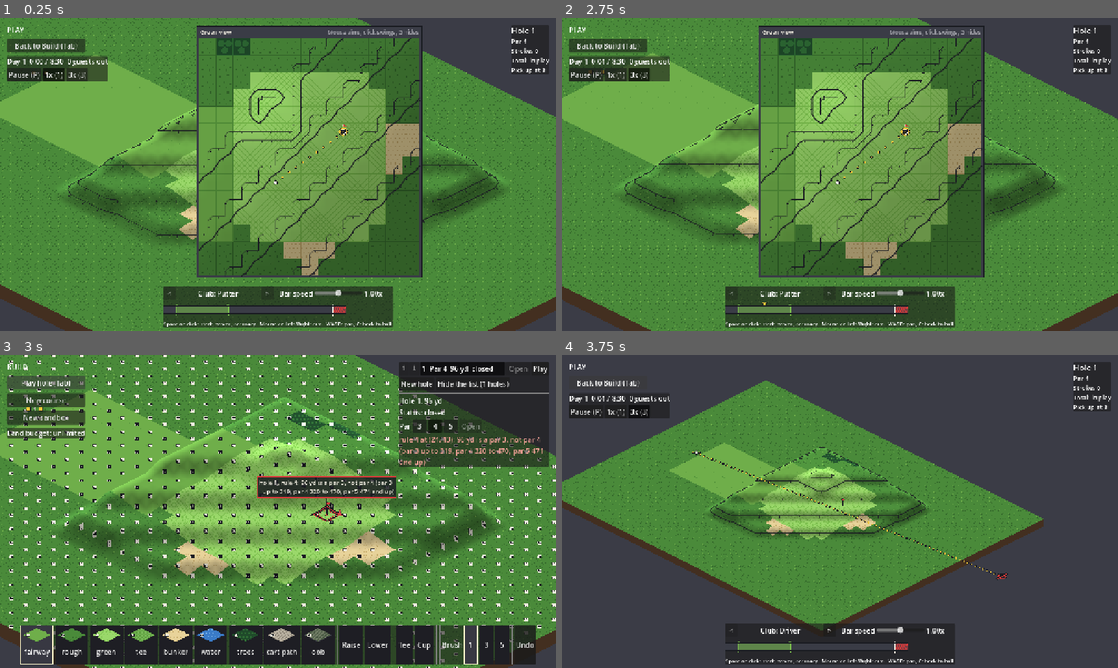
Above: before the commit, frames 1-4 (two rows, left to right).
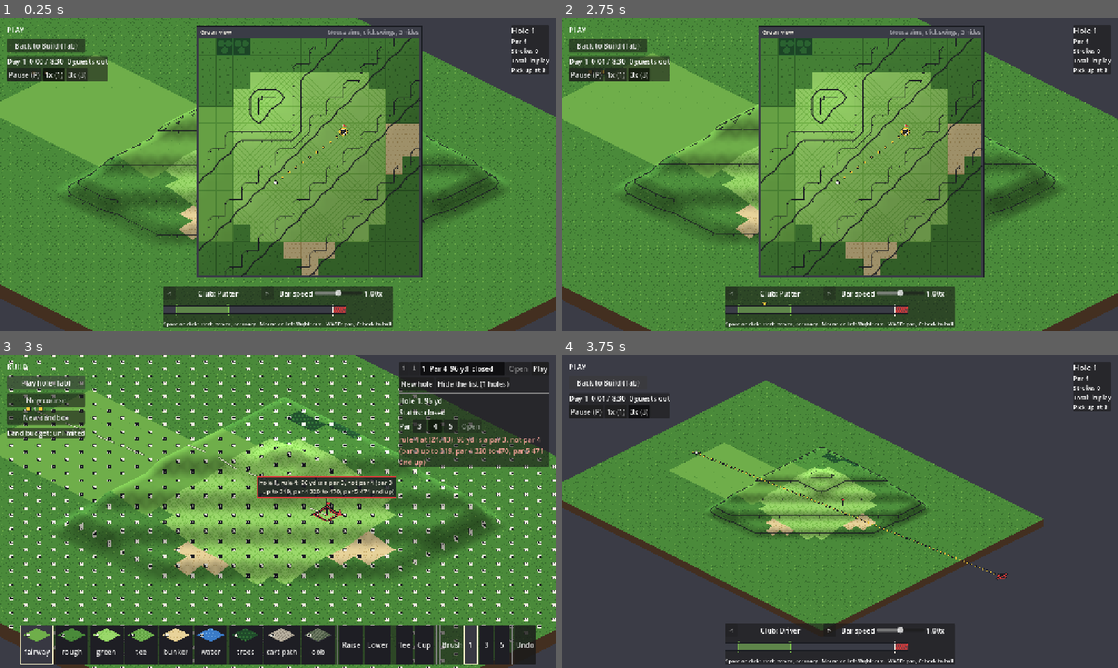
Above: after the commit, the same moments.

Repository: avdrav1/prestwick
Game: Godot game, scene res://tests/fixtures/green_view_shot_contoured.tscn
Same seed, same stepped clock (60 frames per second), same inputs: the game is played once before the commit and once after it. This scene is started directly instead of the project's main scene.
Inputs (mouse positions are in pixels of both pictures, inside the frame that each line leads up to):
- Up to frame 1 (0.25 s): no input
- Up to frame 2 (2.75 s): tap Enter (buy_confirm) at 0.5 s; drag from (873, 152) to (895, 105) at 0.52 s; click "1x (1)" at 1.25 s; click "3x (3)" at 2 s
- Up to frame 3 (3 s): click "Back to Build (Tab)" at 2.75 s
- Up to frame 4 (3.75 s): click "Play hole (Tab)" at 3.5 s

Frames 1-2 are identical in both runs. In frame 3, 0.1% of the frame differs, in the area x 6-59%, y 17-52%; in frame 4, nothing differs.

Commit message:
story: E3-S46 Show a dogleg's line of play in Build
Co-Authored-By: Claude Opus 5.5 <noreply@anthropic.com>

Diff:
--- a/course/builder.gd
+++ b/course/builder.gd
@@ -406,6 +406,19 @@
 	return out
 
 
+## Every slot's line of play (CourseValidator.line_of_play, D47, D51) as the latest validator run
+## measured it, in CourseData.holes order: [tee, cup], [tee, turn, cup], or empty when its tee or
+## cup is not placed (E3-S46: Build draws them). Measured afresh when that run did not see the
+## current holes.
+func slot_lines() -> Array[PackedVector2Array]:
+	if _slot_lines.size() == _course.holes.size():
+		return _slot_lines.duplicate()
+	var out: Array[PackedVector2Array] = []
+	for h: HoleData in _course.holes:
+		out.append(_validator.line_of_play(_course, h))
+	return out
+
+
 ## Slot `slot`'s hints from the latest validator run (CourseValidator.hint_slots, E3-S39):
 ## advice for Build that never closes the hole. Empty when it has none or there is no slot.
 func hints_at(slot: int) -> Array[CourseValidator.Issue]:
--- a/course/builder_tuning.gd
+++ b/course/builder_tuning.gd
@@ -48,6 +48,18 @@
 @export var height_shaded: PackedStringArray = PackedStringArray(["rough", "water", "trees", "oob"])
 ## How long a refusal ("not your land") stays on the Build HUD after a click, seconds.
 @export var refusal_show_s: float = 3.0
+## Line of play (E3-S46, D47): the faint dashed line Build draws tee -> turn -> cup on each
+## hole (CourseView.play_lines, course/line_of_play.gd). Its colour (chalk, part clear) and the
+## ink edge round it (so it reads on light fairway and dark trees, in grayscale too), its width,
+## edge and turn dot radius in screen px at every zoom, and its dash and gap along the ground in
+## yards.
+@export var play_line_color: Color = Color(1.0, 0.98, 0.9, 0.8)
+@export var play_line_halo_color: Color = Color(0.1, 0.11, 0.13, 0.45)
+@export var play_line_width_px: float = 2.0
+@export var play_line_halo_px: float = 1.0
+@export var play_line_turn_radius_px: float = 4.0
+@export var play_line_dash_yd: float = 6.0
+@export var play_line_gap_yd: float = 4.0
 
 
 static func load_default() -> BuilderTuning:
--- a/course/builder_tuning.tres
+++ b/course/builder_tuning.tres
@@ -18,3 +18,10 @@
 height_shade = PackedFloat32Array(0.8, 0.9, 1, 1.025, 1.05, 1.07, 1.09, 1.1)
 height_shaded = PackedStringArray("rough", "water", "trees", "oob")
 refusal_show_s = 3.0
+play_line_color = Color(1, 0.98, 0.9, 0.8)
+play_line_halo_color = Color(0.1, 0.11, 0.13, 0.45)
+play_line_width_px = 2.0
+play_line_halo_px = 1.0
+play_line_turn_radius_px = 4.0
+play_line_dash_yd = 6.0
+play_line_gap_yd = 4.0
--- a/course/course_view.gd
+++ b/course/course_view.gd
@@ -49,6 +49,10 @@
 ##
 ## Contours (E3-S57): `topo`, a TopoOverlay, draws contour lines Y-sorted into the terrain in
 ## Play (course/topo_overlay.gd); it traces again when a height changes.
+##
+## Line of play (E3-S46, D47): `play_lines`, a LineOfPlay, draws each hole's tee -> turn -> cup
+## line on the ground, Y-sorted into the terrain, in Build (course/line_of_play.gd). Main hands
+## it the builder's lines after every check (show_play_lines); a height change redraws it then.
 
 ## land_frame bits: the tile's edge toward x - 1, y - 1, x + 1, y + 1 lies on a parcel edge.
 const LAND_EDGE_W: int = 1
@@ -106,6 +110,8 @@
 
 ## The contour overlay (E3-S57): Main enables it in Play.
 var topo: TopoOverlay
+## The line of play (E3-S46): Main enables it in Build.
+var play_lines: LineOfPlay
 
 ## Whether the issue highlights show (Build mode).
 var issues_visible: bool = true:
@@ -132,6 +138,8 @@
 	add_child(_holes_root)
 	topo = TopoOverlay.new()
 	add_child(topo)
+	play_lines = LineOfPlay.new()
+	add_child(play_lines)
 	_issues_root = Node2D.new()
 	_issues_root.name = "Issues"
 	_issues_root.y_sort_enabled = true
@@ -158,6 +166,7 @@
 			_ground_root.add_child(ch)
 			_chunks[key] = ch
 	topo.show_course(c)
+	play_lines.show_course(c)
 	refresh_holes()
 	show_issues({})
 
@@ -184,6 +193,13 @@
 			m.shape_scale = marker_shape_scale(_view_scale())
 			_holes_root.add_child(m)
 			_markers.append(m)
+
+
+## Draws every hole's line of play (D47, D51): `lines` one per slot, [tee, cup] or [tee, turn,
+## cup] in tile coordinates (CourseBuilder.slot_lines). Main calls it after every check, so a
+## tee, cup or corner edit moves the line.
+func show_play_lines(lines: Array[PackedVector2Array]) -> void:
+	play_lines.show_lines(lines)
 
 
 ## Every hole marker drawn, tee and pin per hole in CourseData order.
@@ -463,6 +479,7 @@
 		terrain.build_chunk(_chunks[key], dirty[key])
 	if moved:
 		topo.mark_dirty()
+		play_lines.mark_dirty(cells)
 	for m: HoleMarker in _markers:
 		if changed.has(m.cell):
 			m.place(_course)
--- /dev/null
+++ b/course/line_of_play.gd
@@ -0,0 +1,314 @@
+class_name LineOfPlay
+extends Node2D
+## Each hole's line of play in Build (E3-S46, D47, pillar 2), a child of CourseView. A reader
+## only: it draws the lines the validator measured (CourseBuilder.slot_lines) and never writes
+## the course.
+##
+## A faint dashed chalk line, edged in faint ink so it reads on light and dark ground, runs tee -> turn -> cup on a dogleg, with a small dot at the turn, and
+## tee -> cup on a straight hole, so the map shows the line rule 4 measures and where it bends:
+## painting the corner moves the turn, and the line with it. Numbers in BuilderTuning
+## (play_line_*).
+##
+## Drawn on the ground (D50): every dash is cut at tile edges and centre lines (CUT_TILES), each
+## end at HeightField.drawn_steps, so the line lies on the slope it crosses.
+## Each piece Y-sorts with the terrain at its tile's row key (Iso.depth_key) plus SORT_BIAS,
+## after that row's ground and before an object on it (+ 1.5 or more), so a hill in front hides
+## the line behind it and the tee markers, pins and issue diamonds draw over it. The pieces of
+## one sort key share one Row node. The geometry is built when the lines change or the ground
+## under them moved (show_lines, after every validator run, with the run's own lines); a zoom change only resizes the widths (screen px).
+## Shown in Build only (Main._apply_mode sets `enabled`).
+
+## A piece's sort key past its tile's row key: after the row's ground (+0), above a contour
+## line (+0.25) and before an object on it (+1.5 or more).
+const SORT_BIAS: float = 0.3
+## A dash is cut wherever it crosses a line of this many tiles' spacing through the tile
+## centres and edges: the drawn ground's grid lines (TerrainTuning.subdiv 2) and where the
+## bilinear ground bends, so each straight piece lies on it.
+const CUT_TILES: float = 0.5
+## A height change this many tiles from a line moves the ground under it (TerrainMesh reach).
+const REACH_TILES: float = 2.0
+
+var tuning: BuilderTuning
+## Main turns it on in Build, off in Play.
+var enabled: bool = true:
+	set(value):
+		enabled = value
+		visible = value
+## Each hole's line, in tile coordinates (integer = tile centre), one per slot in CourseData.holes
+## order: [tee, cup] or [tee, turn, cup], empty for a hole without both a tee and a cup.
+var lines: Array[PackedVector2Array] = []
+## Every turn drawn (tile coordinates).
+var turns: PackedVector2Array = PackedVector2Array()
+## How many times the geometry was built (tests: once per show_lines, not per frame).
+var build_count: int = 0
+
+var _course: CourseData
+var _field: HeightField
+var _zoom: float = 0.0
+## Each slot's line as last cut, and its pieces (_pieces_of); an empty cached line forces a cut.
+var _slot_lines: Array[PackedVector2Array] = []
+var _slot_pieces: Array = []
+var _rows: Dictionary = {}
+
+
+## The pieces of one sort key, in the Row's space: segments as pairs, and turn dots.
+class Row:
+	extends Node2D
+	var segs := PackedVector2Array()
+	var dots := PackedVector2Array()
+	var width: float = 1.0
+	var radius: float = 2.0
+	var color: Color = Color.WHITE
+	var halo: float = 0.0
+	var halo_color: Color = Color.BLACK
+
+	func _draw() -> void:
+		if halo > 0.0:
+			if not segs.is_empty():
+				draw_multiline(segs, halo_color, width + 2.0 * halo)
+			for d: Vector2 in dots:
+				draw_circle(d, radius + halo, halo_color)
+		if not segs.is_empty():
+			draw_multiline(segs, color, width)
+		for d: Vector2 in dots:
+			draw_circle(d, radius, color)
+
+
+func _init() -> void:
+	name = "LineOfPlay"
+	y_sort_enabled = true
+	tuning = BuilderTuning.load_default()
+
+
+## Shows the lines of `c` (null clears them). Call show_lines to draw them.
+func show_course(c: CourseData) -> void:
+	_course = c
+	_field = HeightField.new(c, BallParams.load_default()) if c != null else null
+	lines = []
+	turns = PackedVector2Array()
+	_slot_lines = []
+	_slot_pieces = []
+	_clear_rows()
+
+
+## Every hole's line of play as `validator` measures it now (CourseValidator.line_of_play, D47,
+## D51), one per slot, for tests and callers with no builder run (Main reads the builder's,
+## CourseBuilder.slot_lines).
+static func lines_of(c: CourseData, validator: CourseValidator) -> Array[PackedVector2Array]:
+	var out: Array[PackedVector2Array] = []
+	if c == null:
+		return out
+	for h: HoleData in c.holes:
+		out.append(validator.line_of_play(c, h))
+	return out
+
+
+## The ground at `cells` moved (CourseView.refresh_cells): the next show_lines rebuilds every
+## line passing within REACH_TILES of one, even when it is unchanged. Not rebuilt now: a raise
+## drag moves heights every frame, and the check at the end of the stroke calls show_lines.
+func mark_dirty(cells: Array[Vector2i]) -> void:
+	for slot: int in _slot_lines.size():
+		var line: PackedVector2Array = _slot_lines[slot]
+		if line.is_empty():
+			continue
+		var box := Rect2(line[0], Vector2.ZERO)
+		for p: Vector2 in line:
+			box = box.expand(p)
+		box = box.grow(REACH_TILES)
+		for c: Vector2i in cells:
+			if box.has_point(Vector2(c)):
+				_slot_lines[slot] = PackedVector2Array()  # forces this slot's rebuild
+				break
+
+
+## Draws `p_lines` (tile coordinates, one per slot, as CourseBuilder.slot_lines gives) on the ground. Only a
+## slot whose line changed, or whose ground moved (mark_dirty), is cut again; with none, nothing
+## is rebuilt.
+func show_lines(p_lines: Array[PackedVector2Array]) -> void:
+	if _course == null:
+		return
+	var changed: bool = p_lines.size() != _slot_lines.size()
+	_slot_lines.resize(p_lines.size())
+	_slot_pieces.resize(p_lines.size())
+	for slot: int in p_lines.size():
+		if _slot_pieces[slot] == null or _slot_lines[slot] != p_lines[slot]:
+			_slot_lines[slot] = p_lines[slot]
+			_slot_pieces[slot] = _pieces_of(p_lines[slot])
+			changed = true
+	if not changed and build_count > 0:
+		return
+	lines = p_lines.duplicate()
+	turns = PackedVector2Array()
+	for line: PackedVector2Array in lines:
+		for i: int in range(1, line.size() - 1):
+			turns.append(line[i])
+	_build()
+
+
+## The Y-sorted rows drawn, one per sort key with a piece on it.
+func rows() -> Array[Node2D]:
+	var out: Array[Node2D] = []
+	for k: float in _rows:
+		out.append(_rows[k])
+	return out
+
+
+## Every piece's end points as drawn, in CourseView space (tests).
+func drawn_points() -> PackedVector2Array:
+	var out := PackedVector2Array()
+	for k: float in _rows:
+		var row: Row = _rows[k]
+		for p: Vector2 in row.segs:
+			out.append(p + row.position)
+	return out
+
+
+## Every turn dot as drawn, in CourseView space (tests).
+func drawn_dots() -> PackedVector2Array:
+	var out := PackedVector2Array()
+	for k: float in _rows:
+		var row: Row = _rows[k]
+		for p: Vector2 in row.dots:
+			out.append(p + row.position)
+	return out
+
+
+## The CourseView point of tile position `t` on the ground the view draws there.
+func ground_point(t: Vector2) -> Vector2:
+	var ypt := _field.yards_per_tile
+	var y := (t + Vector2(0.5, 0.5)) * ypt
+	return Iso.tile_to_screen(t, _field.drawn_steps(y.x, y.y))
+
+
+func _process(_delta: float) -> void:
+	if not visible or _rows.is_empty():
+		return
+	var z := _view_scale()
+	if not is_equal_approx(z, _zoom):
+		_size(z)
+
+
+## Lays the rows out again from every slot's cut pieces.
+func _build() -> void:
+	build_count += 1
+	_clear_rows()
+	var build := {}  # key -> [segs, dots], CourseView space
+	for pieces: Variant in _slot_pieces:
+		for key: float in pieces:
+			var rec: Array = _rec(build, key)
+			(rec[0] as Array).append_array(pieces[key][0])
+			(rec[1] as Array).append_array(pieces[key][1])
+	for key: float in build:
+		var row := Row.new()
+		row.position = Vector2(0, key)
+		var segs := PackedVector2Array(build[key][0])
+		var dots := PackedVector2Array(build[key][1])
+		var off := Vector2(0, key)
+		for i: int in segs.size():
+			segs[i] -= off
+		for i: int in dots.size():
+			dots[i] -= off
+		row.segs = segs
+		row.dots = dots
+		row.color = tuning.play_line_color
+		row.halo_color = tuning.play_line_halo_color
+		add_child(row)
+		_rows[key] = row
+	_size(_view_scale())
+
+
+## One line's dashes and turn dots cut into rows: sort key -> [segs, dots], in CourseView space.
+func _pieces_of(line: PackedVector2Array) -> Dictionary:
+	var build := {}
+	var dash: float = tuning.play_line_dash_yd / _field.yards_per_tile
+	var gap: float = tuning.play_line_gap_yd / _field.yards_per_tile
+	var period: float = dash + gap
+	# The dashes run on along the whole line, round its turn.
+	var s: float = 0.0
+	for i: int in range(1, line.size()):
+		var a: Vector2 = line[i - 1]
+		var b: Vector2 = line[i]
+		var length: float = a.distance_to(b)
+		if length <= 0.0:
+			continue
+		# The dashes start every dash + gap along the line: [k * period, k * period + dash].
+		var k: int = floori(s / period)
+		while k * period < s + length:
+			var lo: float = maxf(k * period, s) - s
+			var hi: float = minf(k * period + dash, s + length) - s
+			if hi > lo:
+				_cut(a.lerp(b, lo / length), a.lerp(b, hi / length), build)
+			k += 1
+		s += length
+	for i: int in range(1, line.size() - 1):
+		var t: Vector2 = line[i]
+		(_rec(build, _key(Vector2i(t.round())))[1] as Array).append(ground_point(t))
+	return build
+
+
+## The piece from `a` to `b` (tiles) cut at every grid line it crosses (CUT_TILES), each part
+## filed under the row of its tile.
+func _cut(a: Vector2, b: Vector2, build: Dictionary) -> void:
+	var d := b - a
+	var ts: Array[float] = [0.0, 1.0]
+	for axis: int in 2:
+		if d[axis] == 0.0:
+			continue
+		var lo := minf(a[axis], b[axis])
+		var hi := maxf(a[axis], b[axis])
+		# Grid lines lie at multiples of CUT_TILES from the tile edges (half-integers).
+		var e := (floorf((lo + 0.5) / CUT_TILES) + 1.0) * CUT_TILES - 0.5
+		while e < hi:
+			ts.append((e - a[axis]) / d[axis])
+			e += CUT_TILES
+	ts.sort()
+	for i: int in range(1, ts.size()):
+		if ts[i] - ts[i - 1] <= 1e-6:
+			continue
+		var p := a + d * ts[i - 1]
+		var q := a + d * ts[i]
+		var mid := (p + q) * 0.5
+		var key := _key(Vector2i(floori(mid.x + 0.5), floori(mid.y + 0.5)))
+		var segs: Array = _rec(build, key)[0]
+		segs.append(ground_point(p))
+		segs.append(ground_point(q))
+
+
+## build[key], made on first use: [segs, dots], plain Arrays appended in place (packed arrays
+## copy).
+func _rec(build: Dictionary, key: float) -> Array:
+	if not build.has(key):
+		build[key] = [[], []]
+	return build[key]
+
+
+## The sort key of the row of `cell` (clamped onto the map): its row's, plus SORT_BIAS.
+func _key(cell: Vector2i) -> float:
+	var c := cell.clamp(Vector2i.ZERO, Vector2i(_course.width - 1, _course.height - 1))
+	return Iso.depth_key(c) + SORT_BIAS
+
+
+## Sets every row's line width and dot radius for zoom `z` (screen px held).
+func _size(z: float) -> void:
+	_zoom = z
+	for k: float in _rows:
+		var row: Row = _rows[k]
+		row.width = tuning.play_line_width_px / z
+		row.radius = tuning.play_line_turn_radius_px / z
+		row.halo = tuning.play_line_halo_px / z
+		row.queue_redraw()
+
+
+func _view_scale() -> float:
+	if not is_inside_tree():
+		return 1.0
+	var s: float = (get_viewport().get_canvas_transform() * get_global_transform()).get_scale().x
+	return s if s > 0.0 else 1.0
+
+
+func _clear_rows() -> void:
+	for k: float in _rows:
+		var row: Node2D = _rows[k]
+		remove_child(row)
+		row.free()
+	_rows.clear()
--- a/scenes/main.gd
+++ b/scenes/main.gd
@@ -483,6 +483,8 @@
 	course_view.play_art = not building
 	# The contour overlay is Play's (E3-S57), on unless the player hid it (toggle_topo, T).
 	course_view.topo.enabled = not building
+	# The line of play is Build's (E3-S46): Play has its own aim line.
+	course_view.play_lines.enabled = building
 	# The green view is Play's only (E3-S52); Main._process opens it there.
 	if building:
 		green_view.close()
@@ -496,6 +498,9 @@
 ## After every builder check: highlight each failing rule and update the hole panel.
 func _on_checked(issues: Dictionary) -> void:
 	course_view.show_issues(issues, build_tool.builder.slot_issues() if build_tool.builder != null else [])
+	# The line of play follows every tee, cup and corner edit (E3-S46).
+	if build_tool.builder != null:
+		course_view.show_play_lines(build_tool.builder.slot_lines())
 	hole_panel.refresh()
 	# A tag stands on its hole's cup, which an edit can move.
 	reaction_tags.queue_redraw()
--- a/tests/test_course_view.gd
+++ b/tests/test_course_view.gd
@@ -510,3 +510,101 @@
 	sheet.play_texture = TileArt.load_default().surfaces.play_texture
 	assert_eq(sheet.texture_for(true), sheet.play_texture)
 	assert_eq(sheet.texture_for(false), sheet.texture)
+
+
+## E3-S46 (D47): Build draws a dogleg's line of play tee -> turn -> cup, on the ground.
+func test_a_doglegs_line_of_play_passes_through_its_turn_point() -> void:
+	var c := ReactionHoles.dogleg_par4()
+	var v := CourseValidator.new()
+	var turn: Variant = v.turn_point(c, c.holes[0])
+	assert_not_null(turn, "the fixture is a dogleg")
+	_view.show_course(c)
+	_view.show_play_lines(LineOfPlay.lines_of(c, v))
+	var lines := _view.play_lines.lines
+	assert_eq(lines.size(), 1, "one line for the one hole")
+	assert_eq(lines[0], PackedVector2Array([Vector2(c.holes[0].tee), turn, Vector2(c.holes[0].cup)]),
+			"tee, turn, cup")
+	# The turn dot is drawn on the ground at the turn, and some dash end lies within a dash of it.
+	var at: Vector2 = _view.play_lines.ground_point(turn)
+	var dots := _view.play_lines.drawn_dots()
+	assert_eq(dots.size(), 1, "one dot")
+	assert_lt(dots[0].distance_to(at), 0.01, "at the turn")
+	var nearest: float = INF
+	for p: Vector2 in _view.play_lines.drawn_points():
+		nearest = minf(nearest, p.distance_to(at))
+	assert_lt(nearest, Iso.TILE_W * 1.5, "the line runs by the turn on screen")
+	# The line starts on the tee's ground (D50: drawn_steps, as the ball and markers stand).
+	var field := HeightField.new(c, BallParams.load_default())
+	var tee_yd := field.tile_center(c.holes[0].tee)
+	var tee_at := Iso.tile_to_screen(Vector2(c.holes[0].tee), field.drawn_steps(tee_yd.x, tee_yd.y))
+	var from_tee: float = INF
+	for p: Vector2 in _view.play_lines.drawn_points():
+		from_tee = minf(from_tee, p.distance_to(tee_at))
+	assert_lt(from_tee, 0.01, "the first dash starts on the tee")
+	var on: Vector2 = Iso.tile_to_screen(turn, field.drawn_steps((turn.x + 0.5) * 5.0, (turn.y + 0.5) * 5.0))
+	assert_lt(at.distance_to(on), 0.01, "the dot stands on the ground at the turn")
+
+
+## E3-S46: a straight hole's line runs tee to cup with no turn, and each piece sorts in its
+## tile's row, after the ground and before the hole markers.
+func test_a_straight_holes_line_runs_tee_to_cup_in_the_terrain_rows() -> void:
+	var c := ReactionHoles.fair_par4()
+	var v := CourseValidator.new()
+	assert_null(v.turn_point(c, c.holes[0]), "the fixture is straight")
+	_view.show_course(c)
+	_view.show_play_lines(LineOfPlay.lines_of(c, v))
+	assert_eq(_view.play_lines.lines, [PackedVector2Array([Vector2(c.holes[0].tee), Vector2(c.holes[0].cup)])])
+	assert_eq(_view.play_lines.drawn_dots().size(), 0, "no turn dot")
+	assert_gt(_view.play_lines.rows().size(), 10, "cut into the rows it crosses")
+	for row: Node2D in _view.play_lines.rows():
+		var frac: float = row.position.y - floorf(row.position.y)
+		assert_almost_eq(frac, LineOfPlay.SORT_BIAS, 0.001, "after its row's ground")
+	var tee := _view.hole_marker(c.holes[0].number, HoleMarker.Kind.TEE)
+	assert_lt(LineOfPlay.SORT_BIAS, Iso.object_sort_key(Vector2.ZERO, 0.0), "under an object on its tile")
+	assert_not_null(tee)
+
+
+## E3-S46: painting the dogleg's corner moves the line (the view redraws on every check), and the
+## geometry is built once per change, not per frame.
+func test_the_line_follows_the_corner_and_is_not_rebuilt_per_frame() -> void:
+	var c := ReactionHoles.dogleg_par4()
+	var b := CourseBuilder.new(c)
+	_view.show_course(c)
+	_view.show_play_lines(b.slot_lines())
+	var before: int = _view.play_lines.build_count
+	_view.show_play_lines(b.slot_lines())
+	await wait_process_frames(3)
+	assert_eq(_view.play_lines.build_count, before, "unchanged lines are not rebuilt")
+	# Straighten it: paint fairway along the straight line, so D47 plays it straight.
+	var h: HoleData = c.holes[0]
+	var d := Vector2(h.cup - h.tee)
+	for k: int in int(d.length()) + 1:
+		var cell := Vector2i((Vector2(h.tee) + d.normalized() * k).round())
+		b.paint(cell, Surface.Type.FAIRWAY, 3)
+	b.end_stroke()
+	_view.show_play_lines(b.slot_lines())
+	assert_null(b.validator.turn_point(c, h), "now straight")
+	assert_eq(_view.play_lines.lines[0].size(), 2, "the line straightened with it")
+	assert_eq(_view.play_lines.build_count, before + 1)
+
+
+## E3-S46: raising the ground under a line redraws it on the new ground at the next check; an
+## edit far from every line rebuilds nothing.
+func test_the_line_follows_the_ground_after_a_raise() -> void:
+	var c := ReactionHoles.fair_par4()
+	var b := CourseBuilder.new(c)
+	b.tiles_changed.connect(_view.refresh_cells)
+	_view.show_course(c)
+	_view.show_play_lines(b.slot_lines())
+	var before := _view.play_lines.drawn_points()
+	var count: int = _view.play_lines.build_count
+	var h: HoleData = c.holes[0]
+	b.raise(Vector2i((Vector2(h.tee).lerp(Vector2(h.cup), 0.5)).round()), 3)
+	b.end_stroke()
+	_view.show_play_lines(b.slot_lines())
+	assert_eq(_view.play_lines.build_count, count + 1, "rebuilt once")
+	assert_ne(_view.play_lines.drawn_points(), before, "on the raised ground")
+	b.raise(Vector2i(c.width - 1, 0), 1)
+	b.end_stroke()
+	_view.show_play_lines(b.slot_lines())
+	assert_eq(_view.play_lines.build_count, count + 1, "a raise far from the line rebuilds nothing")
Not shown, added: course/line_of_play.gd.uid
Binary file added: docs/decisions/e3-s46-dogleg-1.png
Binary file added: docs/decisions/e3-s46-hole-3.png
Not shown, changed: docs/BACKLOG.md
Not shown, changed: docs/design.md
